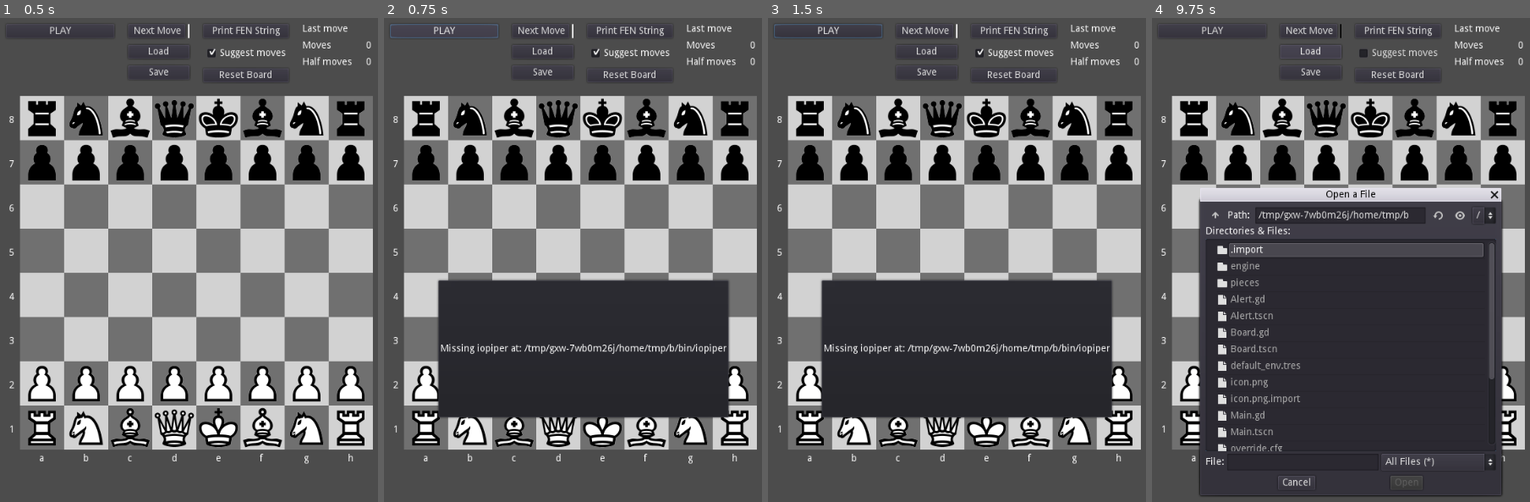
Above: before the commit, frames 1-4 (left to right).
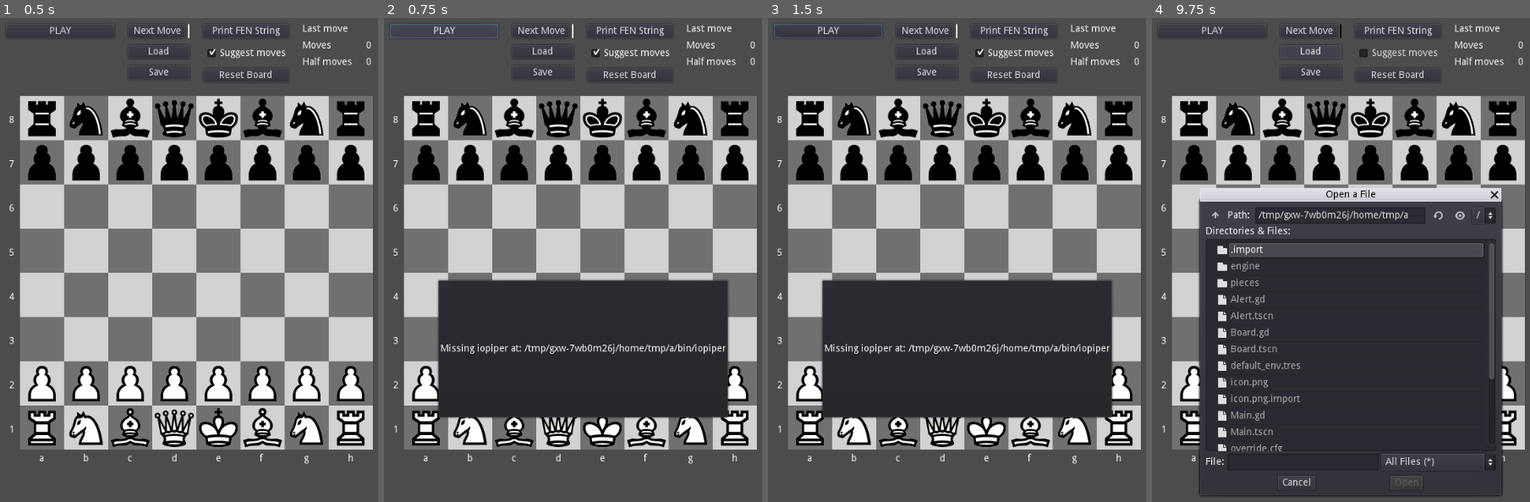
Above: after the commit, the same moments.

Repository: andrew-wilkes/godot-chess
Game: Godot game, scene res://Main.tscn
The game is run twice, just before and just after one commit, with the same random seed, the same clock (stepped at 60 frames per second) and the same inputs.
Inputs:
- Up to frame 1 (0.5 s): no input
- Up to frame 2 (0.75 s): click "PLAY" at 0.5 s
- Up to frame 3 (1.5 s): click "PLAY" at 1.25 s
- Up to frame 4 (9.75 s): click "Next Move" at 2 s; click "Next Move" at 2.75 s; click "Print FEN String" at 3.5 s; click "Suggest moves" at 4.25 s; click "Print FEN String" at 5 s; click "Suggest moves" at 5.75 s; click "PLAY" at 6.5 s; click "Next Move" at 7.25 s; click "Print FEN String" at 8 s; click "Suggest moves" at 8.75 s; click "Load" at 9.5 s

Frame 1 is identical in both runs. In frame 2, 0.2% of the frame differs, in the area x 75-92%, y 61-83%; in frame 3, 0.6%, in the area x 14-77%, y 54-83%; in frame 4, less than 0.1%.

Commit message:
Add pgn file import

Diff:
--- a/src/Main.gd
+++ b/src/Main.gd
@@ -356,15 +356,37 @@
 	fd.popup_centered()
 
 
-func _on_FileDialog_file_selected(path):
+func _on_FileDialog_file_selected(path: String):
 	if fd.mode == FileDialog.MODE_OPEN_FILE:
 		var file = File.new()
 		file.open(path, File.READ)
 		var content = file.get_as_text()
 		file.close()
-		fen_from_file(content)
+		if path.get_extension().to_lower() == "pgn":
+			var pgn = pgn_from_file(content)
+			print(pgn)
+		else:
+			fen_from_file(content)
 	else:
 		save_file(board.get_fen("w" if white_next else "b"), path)
+
+
+func pgn_from_file(content: String) -> String:
+	var pgn: PoolStringArray
+	var lines = content.split("\n")
+	var started = false
+	for line in lines:
+		if !started:
+			if line.begins_with("1."):
+				started = true
+			else:
+				continue
+		if line.length() == 0:
+			break
+		else:
+			pgn.append(line.strip_edges())
+	var p = pgn.join(" ")
+	return p
 
 
 func fen_from_file(content: String):
Not shown, changed: .gitignore
Not shown, changed: docs/links.txt
